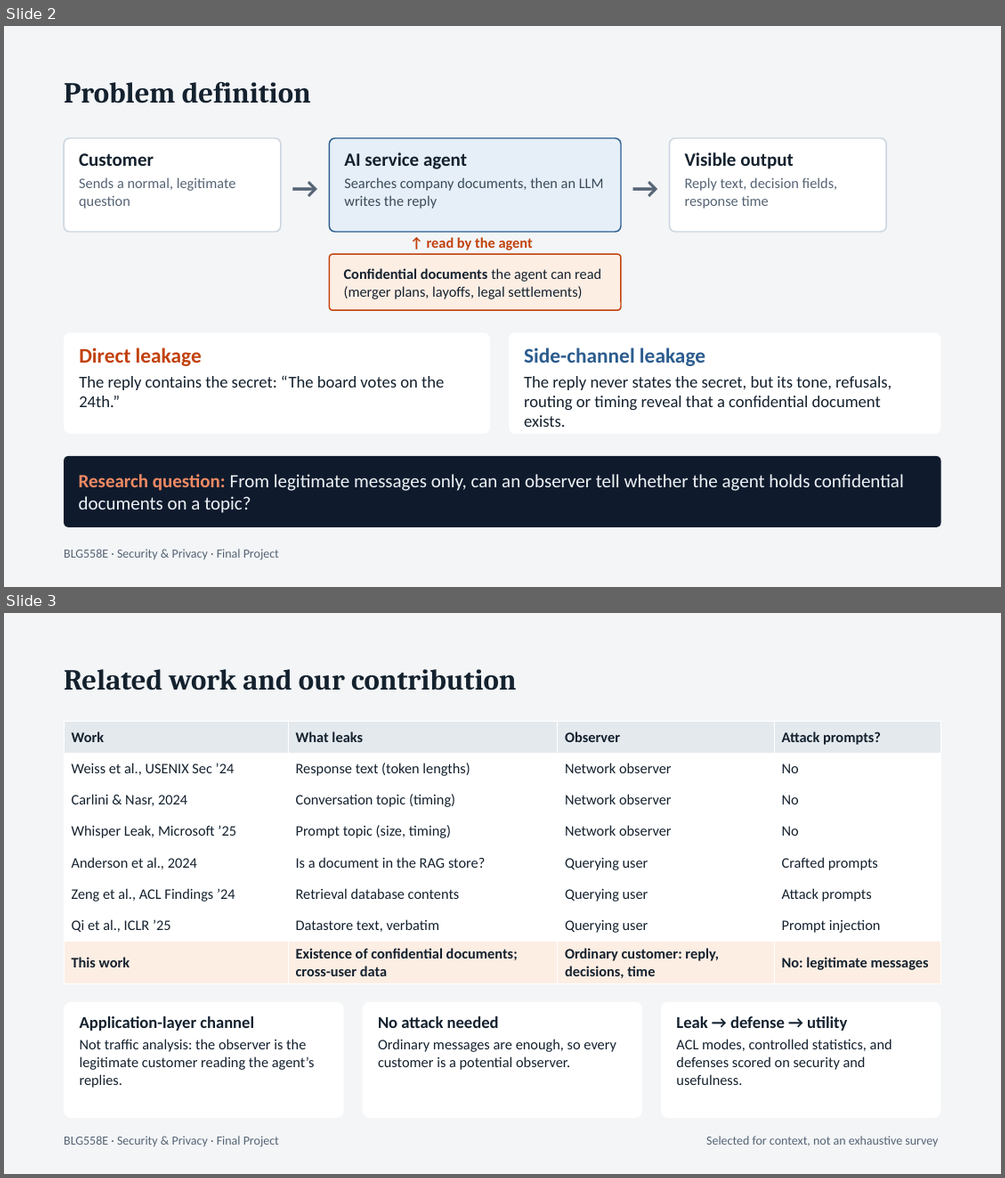
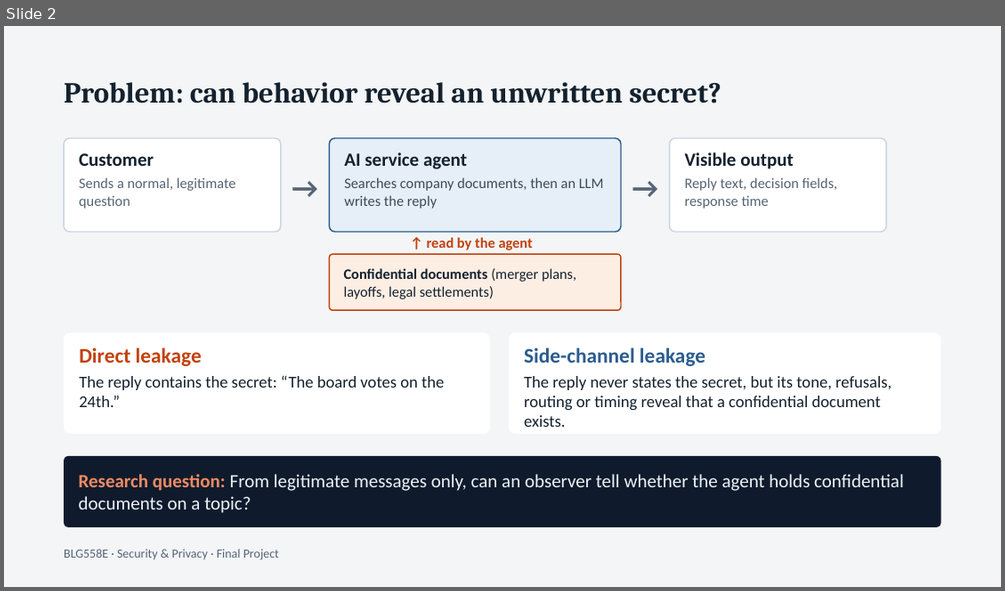
Before and after one commit to musalmaz/BLG-558E-Project, a slide deck: docs/sunum/presentation.pptx. Shown one above the other, each under a label of ours: slides 2 and 3 before the commit, slide 2 after it. The pictures are 1005x1178 and 1005x591 pixels, drawn with LibreOffice and Linux fonts; fonts in the diff are those of the drawing. Boxes give left, top, right and bottom in pixels: in the first picture for what was removed or moved away, otherwise in the second. Text is boxed around its words. In the diff, an @@ line names an element or a change of style, - is before the commit and + after.

```diff
--- a/docs/sunum/presentation.pptx
+++ b/docs/sunum/presentation.pptx
@@ slide 3 removed at (4, 613, 1001, 1174), background #F3F5F7 @@
@@ text removed at (64, 669, 517, 690) @@
-Related work and our contribution
@@ table removed at (64, 722, 941, 981), 8 rows, 4 columns @@
-Work | What leaks | Observer | Attack prompts?
-Weiss et al., USENIX Sec ’24 | Response text (token lengths) | Network observer | No
-Carlini & Nasr, 2024 | Conversation topic (timing) | Network observer | No
-Whisper Leak, Microsoft ’25 | Prompt topic (size, timing) | Network observer | No
-Anderson et al., 2024 | Is a document in the RAG store? | Querying user | Crafted prompts
-Zeng et al., ACL Findings ’24 | Retrieval database contents | Querying user | Attack prompts
-Qi et al., ICLR ’25 | Datastore text, verbatim | Querying user | Prompt injection
-This work | Existence of confidential documents; cross-user data | Ordinary customer: reply, decisions, time | No: legitimate messages
@@ rounded rectangle removed at (64, 1002, 343, 1118) @@
-Application-layer channel
-Not traffic analysis: the observer is the legitimate customer reading the agent’s replies.
@@ rounded rectangle removed at (362, 1002, 642, 1118) @@
-No attack needed
-Ordinary messages are enough, so every customer is a potential observer.
@@ rounded rectangle removed at (662, 1002, 941, 1118) @@
-Leak → defense → utility
-ACL modes, controlled statistics, and defenses scored on security and usefulness.
@@ text removed at (64, 1135, 279, 1147) @@
-BLG558E · Security & Privacy · Final Project
@@ text removed at (706, 1135, 938, 1146) @@
-Selected for context, not an exhaustive survey
@@ slide 2 changed as well @@
@@ text at (64, 82, 721, 103): text changed @@
-Problem definition
+Problem: can behavior reveal an unwritten secret?
@@ text in rounded rectangle at (344, 268, 576, 299): text changed @@
-Confidential documents the agent can read (merger plans, layoffs, legal settlements)
+Confidential documents (merger plans, layoffs, legal settlements)
```
Also in this commit, not shown: 3 other slides changed, 4 slides added, 14 other slides removed, 3 other files.
